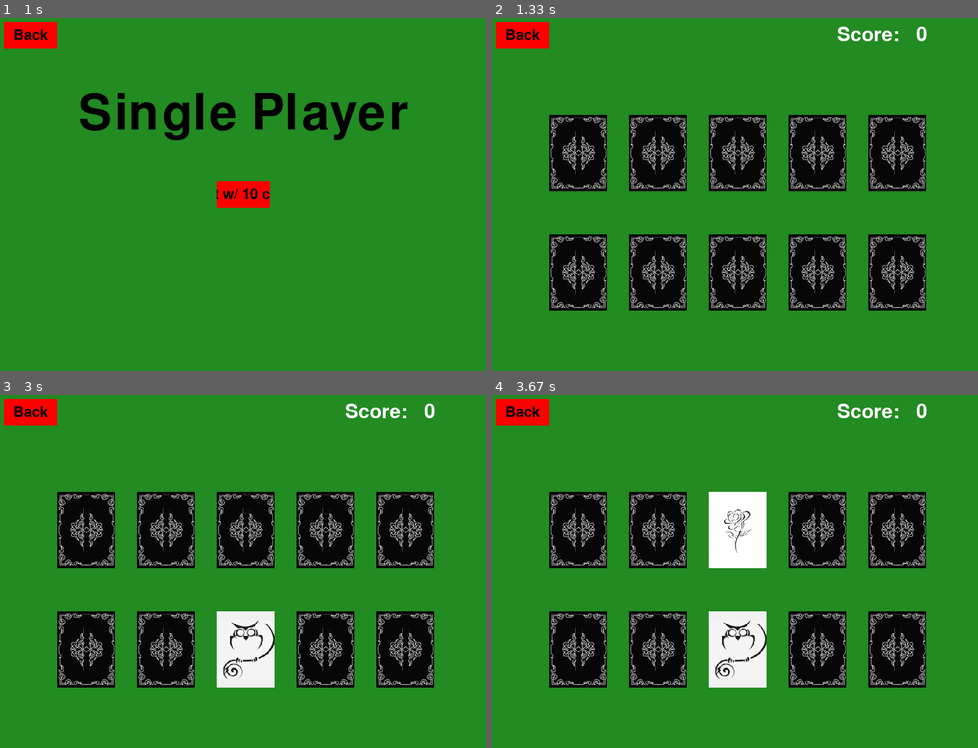
Above: before the commit, frames 1-4 (two rows, left to right).
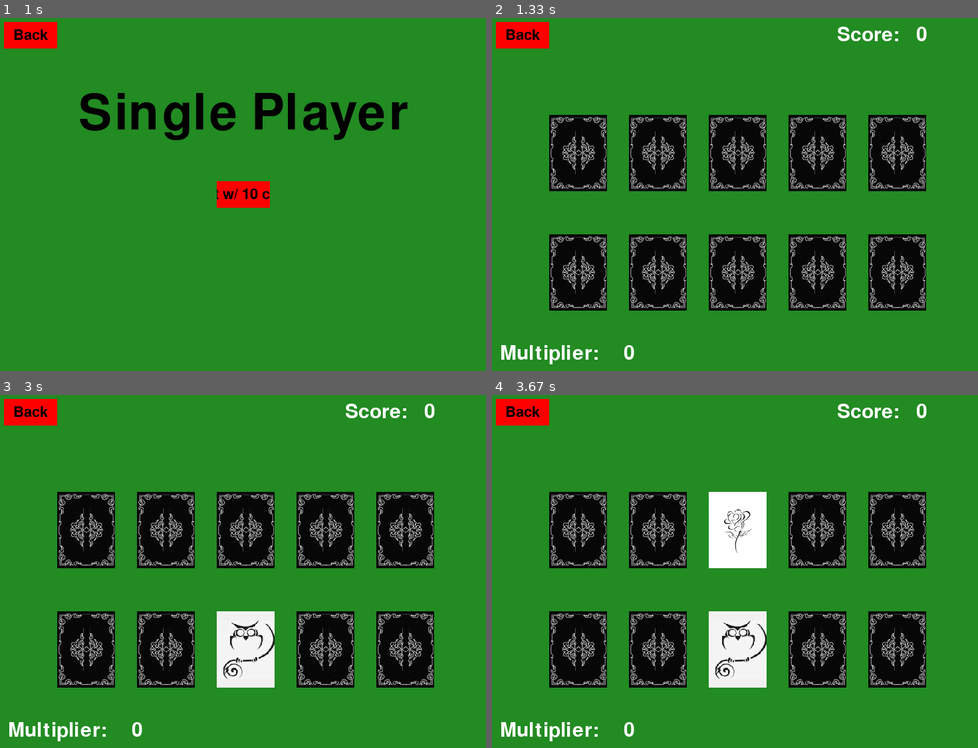
Above: after the commit, the same moments.

Repository: kzhangdz/CSC4992Project
Game: pygame game, started from main.py
Same seed, same stepped clock (60 frames per second), same inputs: the game is played once before the commit and once after it.
Inputs (mouse positions are in pixels of both pictures, inside the frame that each line leads up to):
- Up to frame 1 (1 s): type "1 (at the terminal prompt)" at 0 s; click (116, 198) at 0.88 s
- Up to frame 2 (1.33 s): click (735, 194) at 1.23 s
- Up to frame 3 (3 s): click (218, 673) at 2.82 s
- Up to frame 4 (3.67 s): move the mouse to (720, 504) at 3.1 s; click (720, 504) at 3.33 s

Frame 1 is identical in both runs. In frame 2, 0.5% of the frame differs, in the area x 1-30%, y 92-99%; in frame 3, 0.5%; in frame 4, 0.5%.

Commit message:
added display for multiplier

Diff:
--- a/menu.py
+++ b/menu.py
@@ -176,6 +176,7 @@
             gameDisplay.fill(FOREST_GREEN)
             backButton.draw(gameDisplay)
             currentScore.displayScore()
+            currentScore.displayMultiplier()
 
             #show cards
             for card in currentDeck.deck:
--- a/score.py
+++ b/score.py
@@ -21,6 +21,14 @@
         scoreAddition = 100 + bonus
         self.score = self.score + scoreAddition
 
+    def displayMultiplier(self):
+        x = DISPLAY_WIDTH * 0.15
+        y = DISPLAY_HEIGHT * 0.9
+        TextPrinter.displayText('Multiplier:', (x, y), 30, WHITE)
+
+        x = DISPLAY_WIDTH * 0.3
+        TextPrinter.displayText(str(self.multiplier), (x, y), 30, WHITE)
+
     def displayScore(self):
         x = DISPLAY_WIDTH * 0.75
         y = DISPLAY_HEIGHT * 0.1
